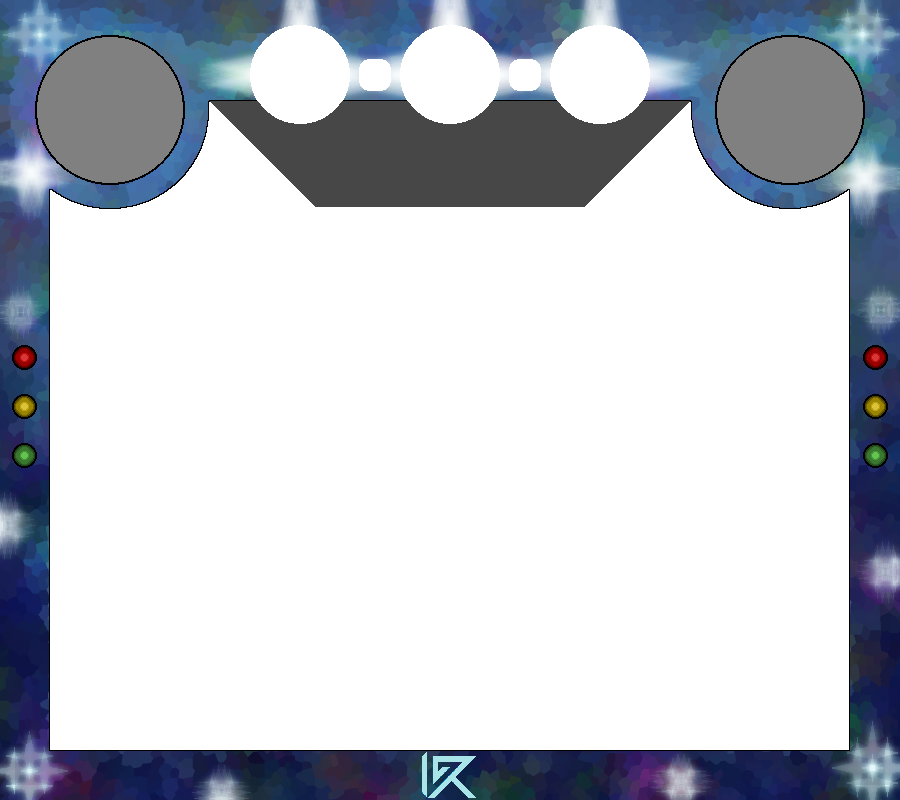
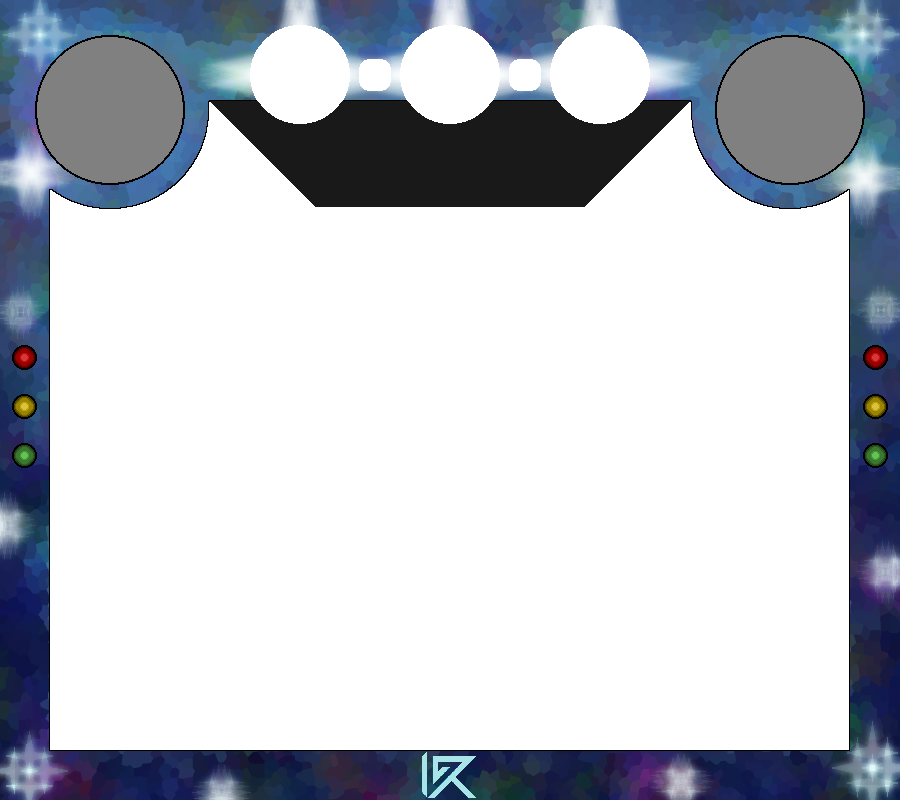
Revision of a layered 900×800 image; what changed, layer by layer:
added layer "Layer 3" above "Layer 1" over (210, 101, 690, 207)
painted on "Layer 1" over (210, 101, 690, 207)
